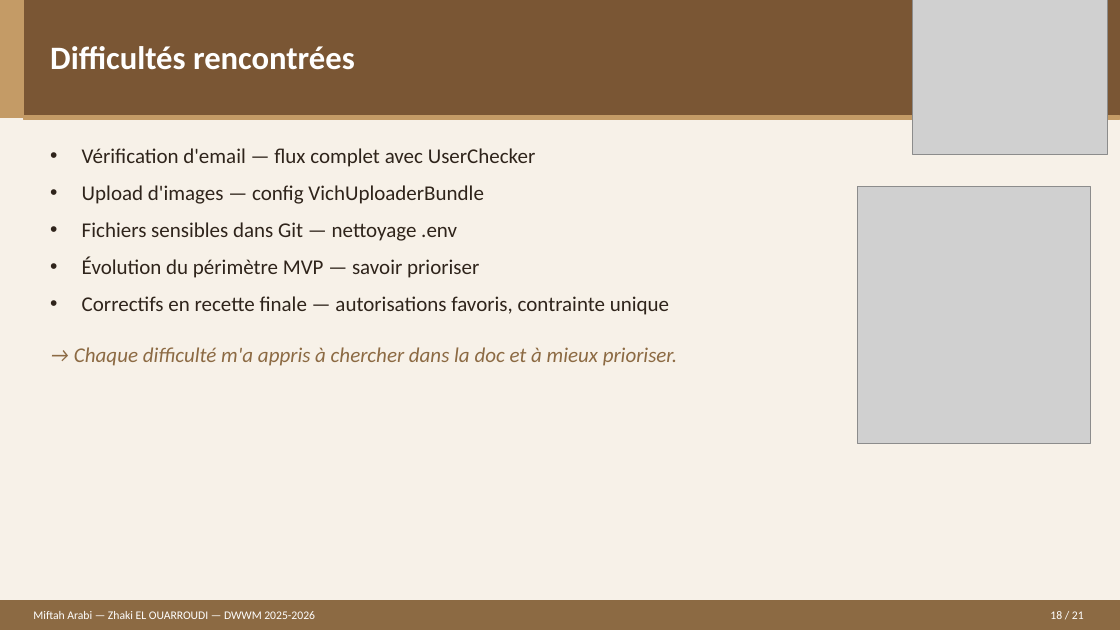
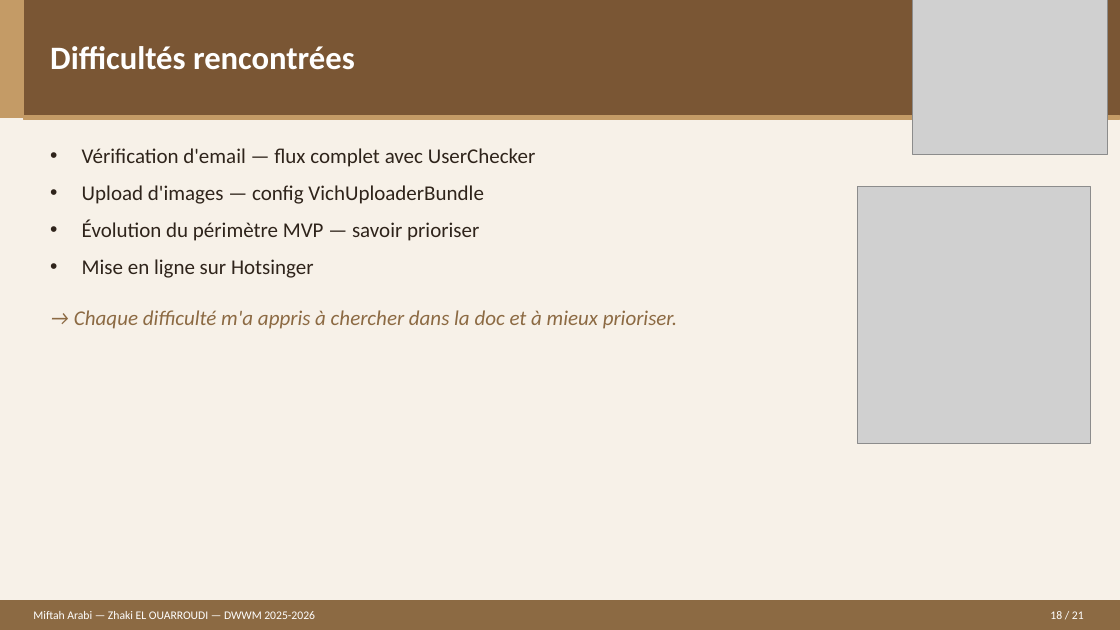
Before and after one commit to E-Zhaki/LIVRABLES-DWWM, a slide deck: slide 18 of SUPPORT DE PRESENTATION.pptx. Drawn at 1120x630 pixels with LibreOffice and Linux fonts; fonts in the diff are those of the drawing; grey boxes stand for pictures. Boxes give left, top, right and bottom in pixels: in the first picture for what was removed or moved away, otherwise in the second. Text is boxed around its words. In the diff, an @@ line names an element or a change of style, - is before the commit and + after.

```diff
--- a/SUPPORT DE PRESENTATION.pptx
+++ b/SUPPORT DE PRESENTATION.pptx
@@ text at (x1=82, y1=222, x2=457, y2=241): paragraph removed @@
-• Fichiers sensibles dans Git — nettoyage .env
@@ text at (x1=82, y1=259, x2=314, y2=278): text changed @@
-• Correctifs en recette finale — autorisations favoris, contrainte unique
+• Mise en ligne sur Hotsinger
```
Also in this commit, not shown: 8 other slides changed.
